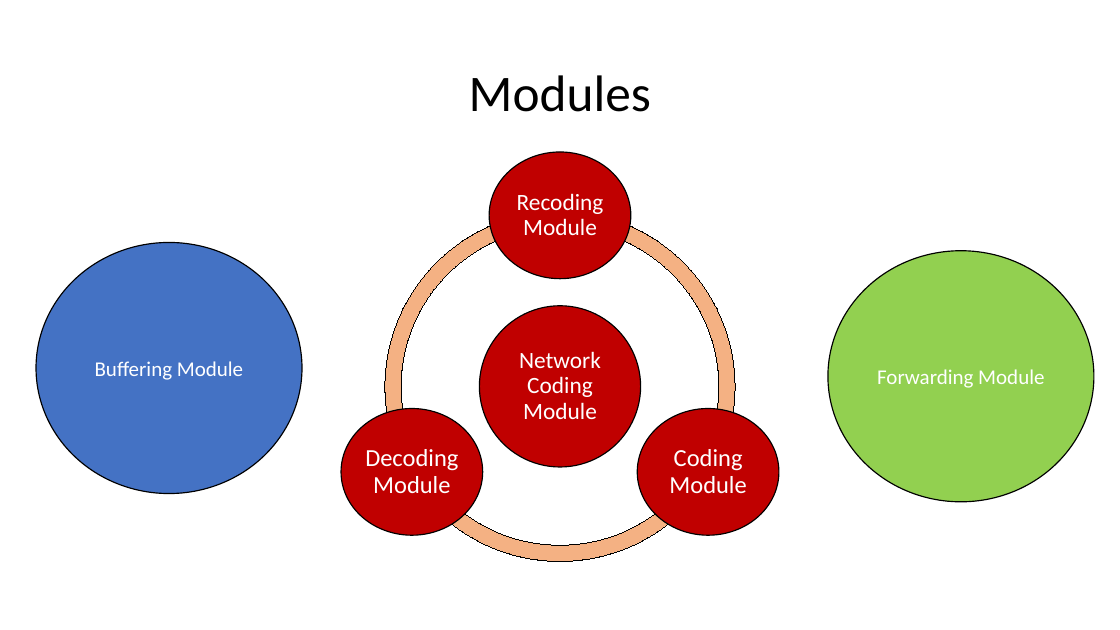
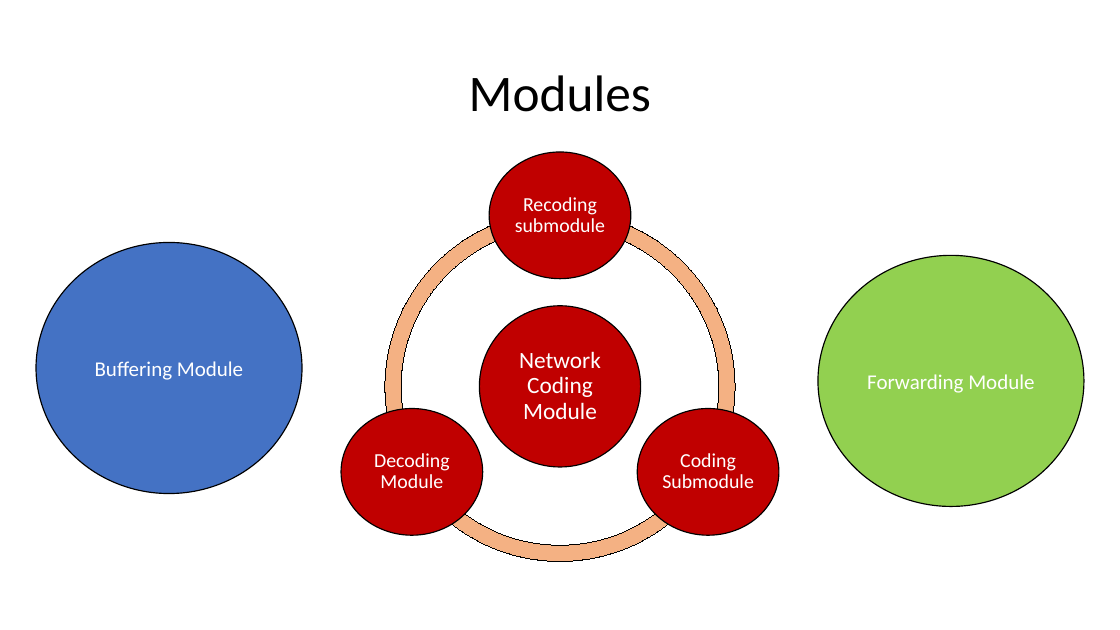
Before and after one commit to netx-ulx/NC, a slide deck: slide 2 of Docs/Design of a RLNC implementation on the switch.pptx. Drawn at 1120x630 pixels with LibreOffice and Linux fonts; fonts in the diff are those of the drawing. Boxes give left, top, right and bottom in pixels: in the first picture for what was removed or moved away, otherwise in the second. Text is boxed around its words. In the diff, an @@ line names an element or a change of style, - is before the commit and + after.

```diff
--- a/Docs/Design of a RLNC implementation on the switch.pptx
+++ b/Docs/Design of a RLNC implementation on the switch.pptx
@@ text at (515,197,605,232): text changed; size 20 to 17 pt @@
-Recoding Module
+Recoding submodule
@@ ellipse "Forwarding Module": place and size @@
-ellipse "Forwarding Module" at (828,250,1095,502)
+ellipse "Forwarding Module" at (818,255,1085,507)
@@ text "Decoding Module" at (374,453,450,488): size 21 to 17 pt; less space between paragraphs @@
@@ text at (662,453,754,488): text changed; size 21 to 17 pt @@
-Coding Module
+Coding Submodule
```
Also in this commit, not shown: 2 other slides changed, 3 slides added.
